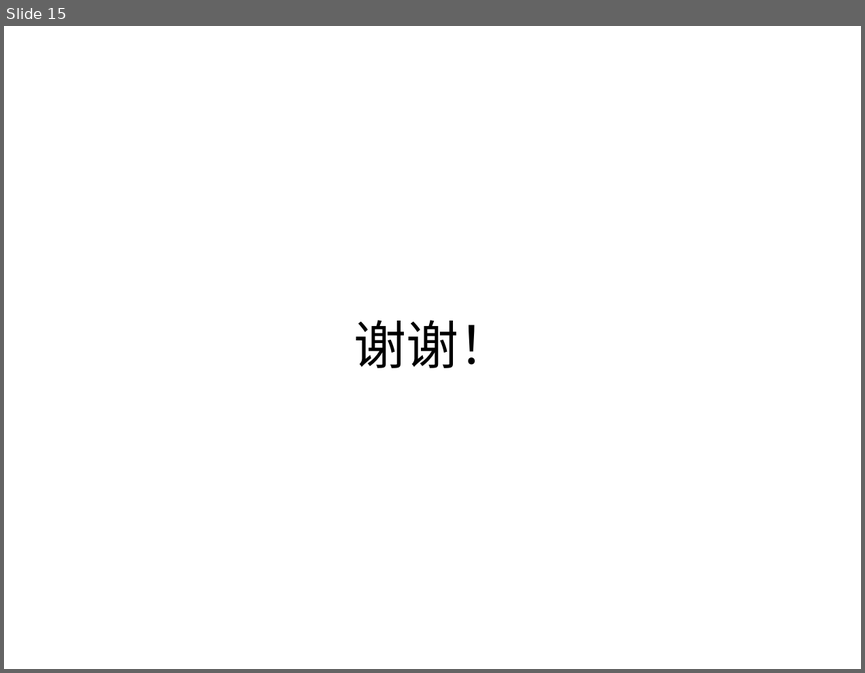
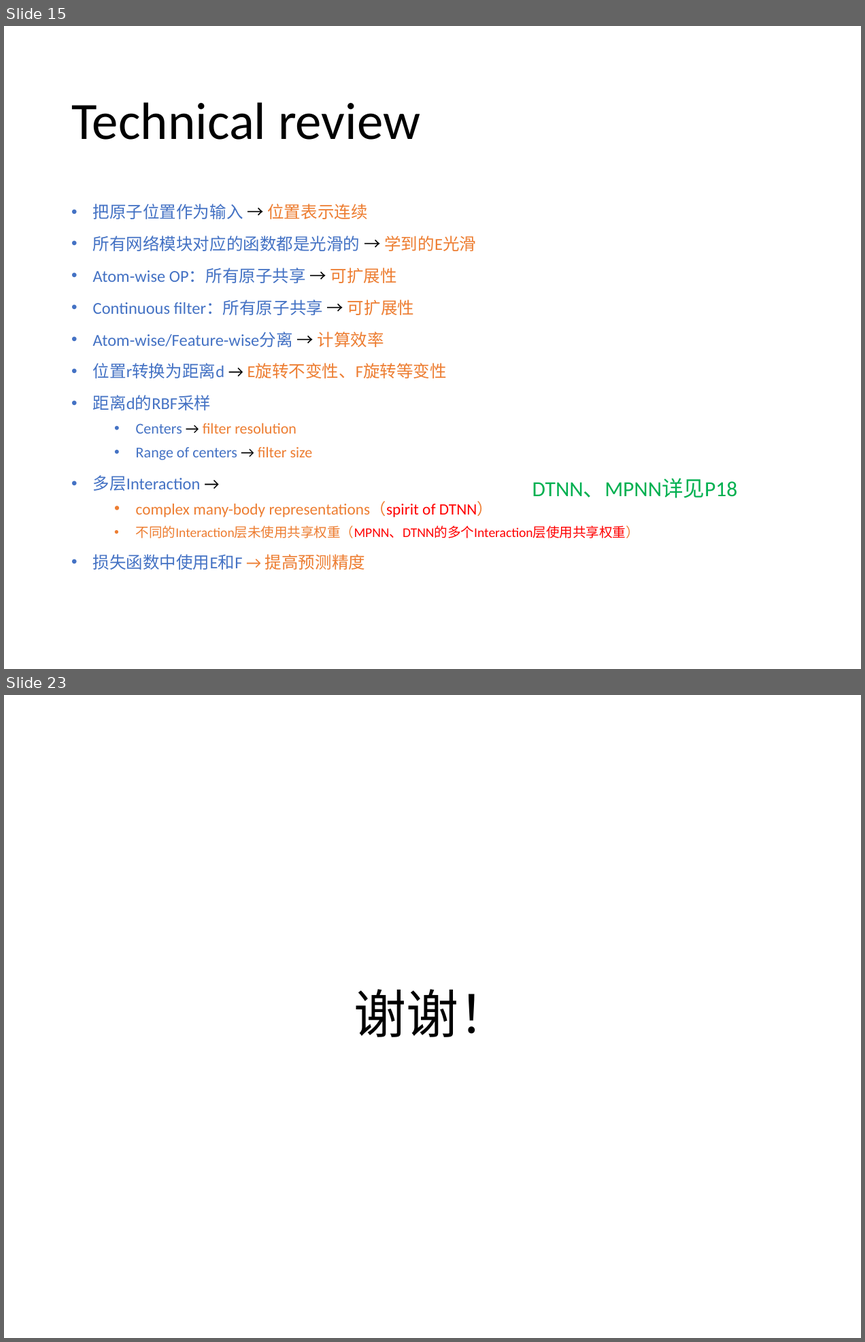
Before and after one commit to jiaweile/discussion-hpc-ai, a slide deck: LearningMaterials/week5/SchNet.pptx. Shown one above the other, each under a label of ours: slide 15 before the commit, slides 15 and 23 after it; the slides between them are not shown. The pictures are 865x673 and 865x1342 pixels, drawn with LibreOffice and Linux fonts; fonts in the diff are those of the drawing. Boxes give left, top, right and bottom in pixels: in the first picture for what was removed or moved away, otherwise in the second. Text is boxed around its words. In the diff, an @@ line names an element or a change of style, - is before the commit and + after.

```diff
--- a/LearningMaterials/week5/SchNet.pptx
+++ b/LearningMaterials/week5/SchNet.pptx
@@ slide 15 added at [4,26,861,669], background #FFFFFF @@
@@ title added at [71,102,420,140], 44 pt, text #000000 @@
+Technical review
@@ text added at [93,203,639,569], 14 pt, text #4472C4 @@
+• 把原子位置作为输入 → 位置表示连续
+• 所有网络模块对应的函数都是光滑的 → 学到的E光滑
+• Atom-wise OP：所有原子共享 → 可扩展性
+• Continuous filter：所有原子共享 → 可扩展性
+• Atom-wise/Feature-wise分离 → 计算效率
+• 位置r转换为距离d → E旋转不变性、F旋转等变性
+• 距离d的RBF采样
+  • Centers → filter resolution
+  • Range of centers → filter size
+• 多层Interaction →
+  • complex many-body representations（spirit of DTNN）
+  • 不同的Interaction层未使用共享权重（MPNN、DTNN的多个Interaction层使用共享权重）
+• 损失函数中使用E和F → 提高预测精度
@@ text added at [532,478,738,498], 18 pt, text #00B050 @@
+DTNN、MPNN详见P18
@@ what was slide 15 is now slide 23 @@
```
Also in this commit, not shown: 12 slides changed, 8 other slides added, 1 slide removed.
